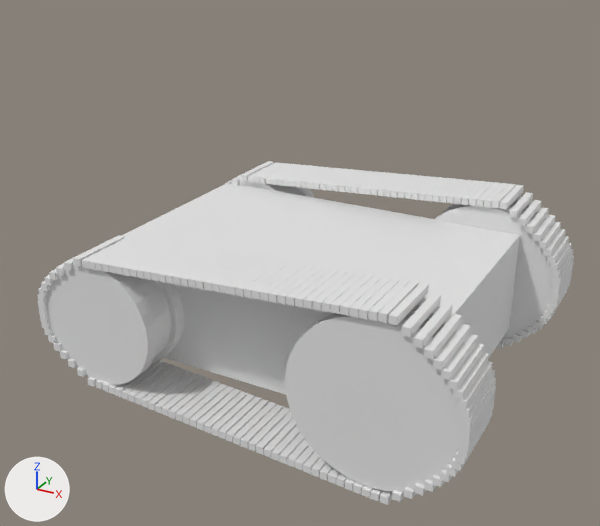
The Blender file angela.blend: old version first, new version second.
One viewpoint serves both versions: a 50 mm lens placed at (7.09, -9.65, 7.18), pointed at (1.93, -0.27, 2.49). The lights are fixed; the arrows at lower left show +X, +Y and +Z.

The older version as bpy lines, for what is in view:
```python
me_cube_10147 = bpy.data.meshes.new('Cube.10147')
me_cube_10147.from_pydata(...)  # 960 vertices, 720 faces; spans x -30.2..0.2, y -0.2..0.2, z -6.1..6.1
me_cube_9926 = bpy.data.meshes.new('Cube.9926')
me_cube_9926.from_pydata(...)  # 960 vertices, 720 faces; spans x -30.2..0.2, y -0.2..0.2, z -6.1..6.1
me_cylinder_831 = bpy.data.meshes.new('Cylinder.831')
me_cylinder_831.from_pydata(...)  # 912 vertices, 488 faces; spans x -7.3..7.3, y -18.0..14.0, z -57.0..2.8
ob_full_chassis = bpy.data.objects.new('full_chassis', me_cylinder_831)
ob_full_chassis.location = (-0.6, 0.3, 2.0)
ob_full_chassis.rotation_euler = (0.0, -1.571, 0.0)  # degrees (0, -90, 0)
ob_full_chassis.scale = (0.15, 0.15, 0.1)
ob_oruga_der = bpy.data.objects.new('oruga_der', me_cube_10147)
ob_oruga_der.location = (5.1, 2.0, 2.0)
ob_oruga_der.scale = (0.2, 1.8, 0.2)
ob_oruga_izq = bpy.data.objects.new('oruga_izq', me_cube_9926)
ob_oruga_izq.location = (5.1, -2.0, 2.0)
ob_oruga_izq.scale = (0.2, 1.8, 0.2)
```
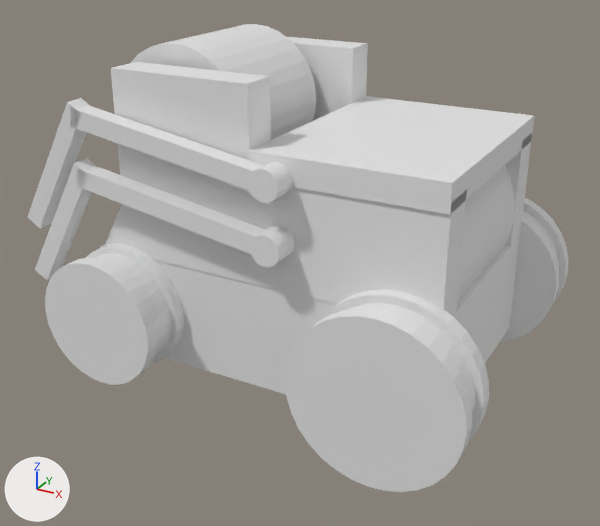
Diff of the bpy script that builds the scene:
```diff
--- a/angela.blend.py
+++ b/angela.blend.py
@@ me_cube_13228 @@
+me_cube_13228.from_pydata(...)  # 80 vertices, 46 faces; spans x -0.25..0.53, y -0.4..0.4, z -5.81..0.25
@@ me_cube_13226 @@
+me_cube_13226.from_pydata(...)  # 80 vertices, 46 faces; spans x -0.25..0.53, y -0.4..0.4, z -5.81..0.25
@@ me_cube_13224 @@
+me_cube_13224.from_pydata(...)  # 112 vertices, 70 faces; spans x -0.74..0.25, y -0.25..0.25, z -3.0..1.36
@@ me_cylinder_2305 @@
+me_cylinder_2305.from_pydata(...)  # a 32-sided cylinder along z spanning x -1.0..1.0, y -1.0..1.0, z -1.0..1.0
@@ ob_oruga_izq @@
-ob_oruga_izq = bpy.data.objects.new('oruga_izq', me_cube_9926)
-ob_oruga_izq.location = (5.1, -2.0, 2.0)
-ob_oruga_izq.scale = (0.2, 1.8, 0.2)
@@ ob_oruga_der @@
-ob_oruga_der = bpy.data.objects.new('oruga_der', me_cube_10147)
-ob_oruga_der.location = (5.1, 2.0, 2.0)
-ob_oruga_der.scale = (0.2, 1.8, 0.2)
@@ ob_arm_2 @@
+ob_arm_2 = bpy.data.objects.new('arm 2', me_cube_13228)
+ob_arm_2.location = (-0.9, -1.8, 3.1)
+ob_arm_2.rotation_euler = (0.0, -1.047, 0.0)  # degrees (0, -60, 0)
+ob_arm_2.scale = (4.0, 0.5, 0.5)
@@ ob_arm_1 @@
+ob_arm_1 = bpy.data.objects.new('arm 1', me_cube_13226)
+ob_arm_1.location = (-0.9, -1.8, 3.9)
+ob_arm_1.rotation_euler = (0.0, -1.047, 0.0)  # degrees (0, -60, 0)
+ob_arm_1.scale = (4.0, 0.5, 0.5)
@@ ob_bodywork @@
+ob_bodywork = bpy.data.objects.new('bodywork', me_cube_13224)
+ob_bodywork.location = (3.25, 0.0, 4.3)
+ob_bodywork.scale = (5.0, 6.67, 0.7)
@@ ob_cabeza @@
+ob_cabeza = bpy.data.objects.new('cabeza', me_cylinder_2305)
+ob_cabeza.location = (0.5, 0.0, 4.5)
+ob_cabeza.rotation_euler = (1.571, 0.0, 0.0)  # degrees (90, 0, 0)
```

Boxes [x1, y1, x2, y2] around the edits, measured in the pictures (600 x 526 px):
'bodywork', added: after [104, 37, 535, 316]
'oruga_izq', deleted: before [37, 235, 496, 505]
'oruga_der', deleted: before [225, 161, 574, 349]
'arm 1', added: after [27, 98, 293, 228]
'arm 2', added: after [35, 158, 294, 280]
'cabeza', added: after [131, 24, 316, 140]
